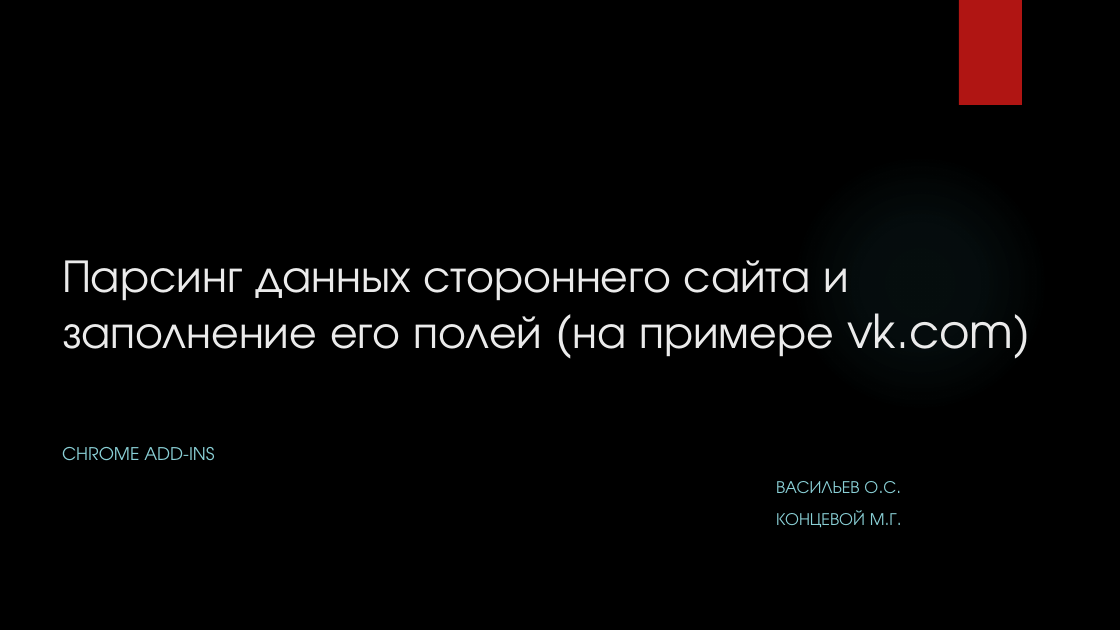
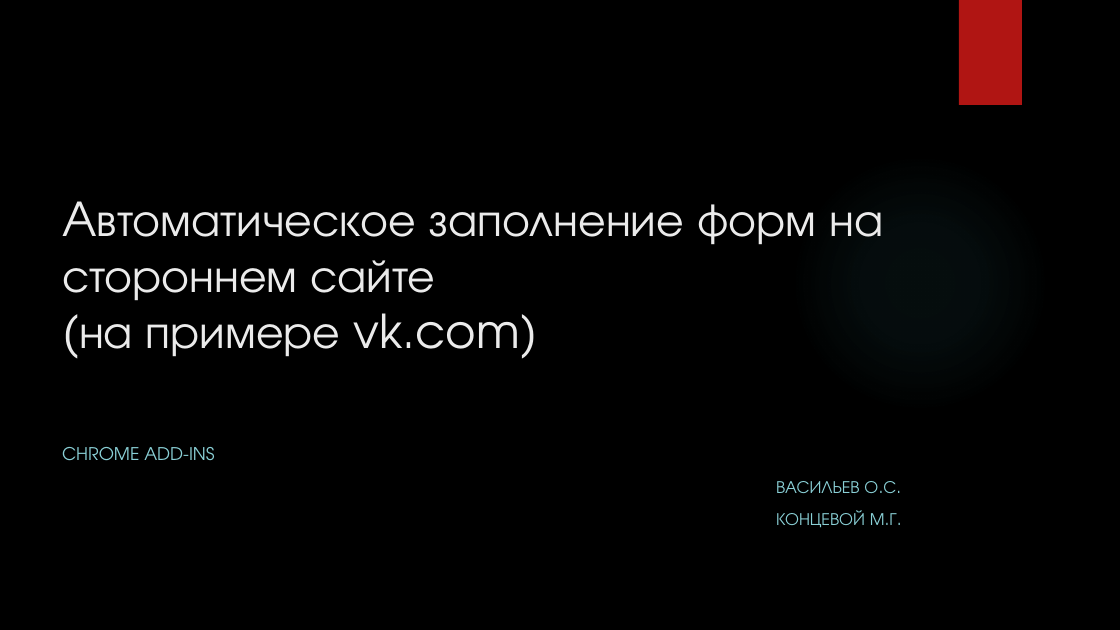
Before and after one commit to oleg-vasilyev/AutofillExtension, a slide deck: slide 1 of AutoFill_Extension.pptx. Drawn at 1120x630 pixels with LibreOffice and Linux fonts; fonts in the diff are those of the drawing; background and template pictures are left out. Boxes give left, top, right and bottom in pixels: in the first picture for what was removed or moved away, otherwise in the second. Text is boxed around its words. In the diff, an @@ line names an element or a change of style, - is before the commit and + after.

```diff
--- a/AutoFill_Extension.pptx
+++ b/AutoFill_Extension.pptx
@@ title at [62,204,883,359]: text changed @@
-Парсинг данных стороннего сайта и заполнение его полей (на примере vk.com)
+Aвтоматическое заполнение форм на стороннем сайте
+(на примере vk.com)
```
Also in this commit, not shown: 5 other slides changed, 1 slide added.
